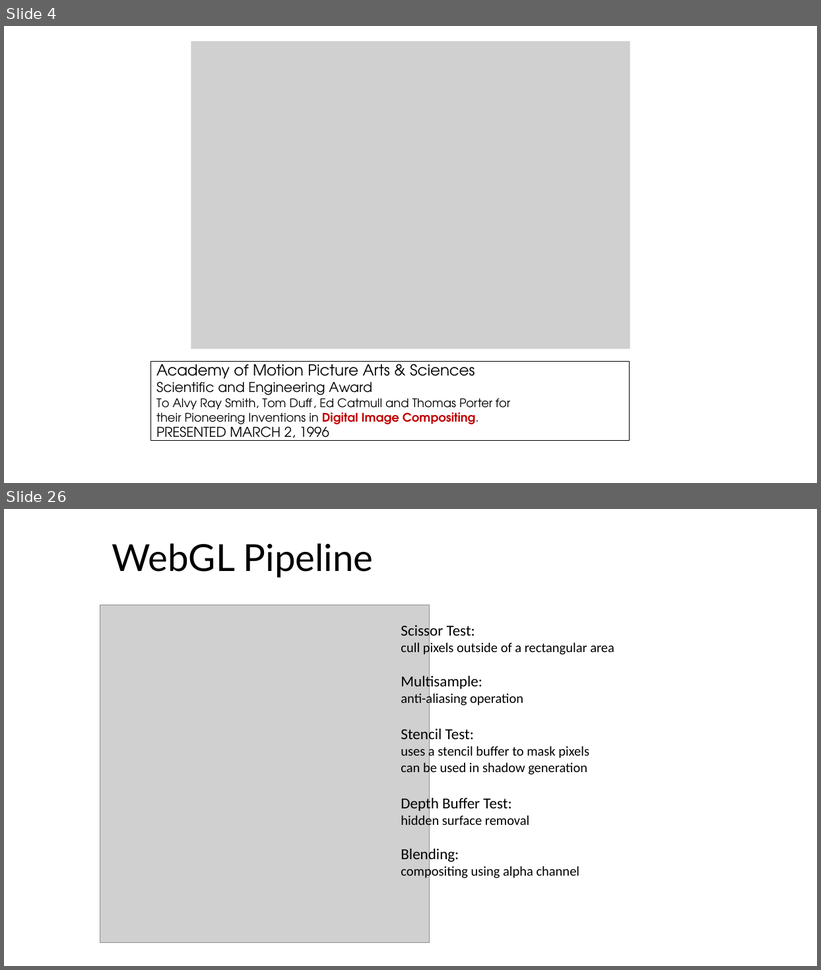
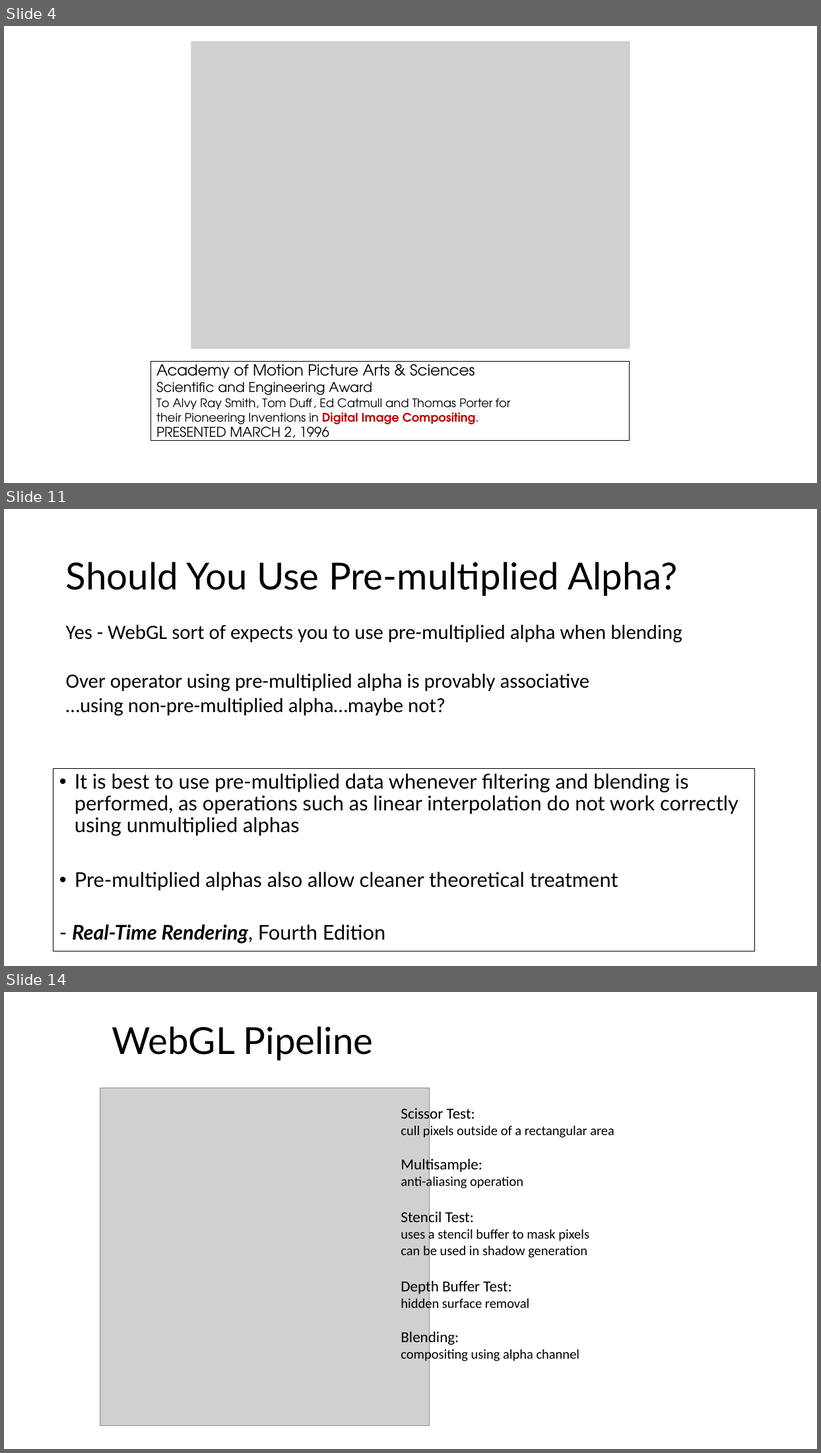
Before and after one commit to illinois-cs418/cs418CourseMaterial, a slide deck: Lectures/CS418-Lecture21-Compositing.pptx. Shown one above the other, each under a label of ours: slides 4 and 26 before the commit, slides 4, 11 and 14 after it; the slides between them are not shown. The pictures are 821x970 and 821x1453 pixels, drawn with LibreOffice and Linux fonts; fonts in the diff are those of the drawing; grey boxes stand for pictures. Boxes give left, top, right and bottom in pixels: in the first picture for what was removed or moved away, otherwise in the second. Text is boxed around its words. In the diff, an @@ line names an element or a change of style, - is before the commit and + after.

```diff
--- a/Lectures/CS418-Lecture21-Compositing.pptx
+++ b/Lectures/CS418-Lecture21-Compositing.pptx
@@ slide 11 added at (4, 509, 817, 966), background #FFFFFF @@
@@ title added at (66, 562, 678, 596), 44 pt, text #000000 @@
+Should You Use Pre-multiplied Alpha?
@@ text added at (66, 625, 682, 716), 24 pt, text #000000 @@
+Yes - WebGL sort of expects you to use pre-multiplied alpha when blending
+Over operator using pre-multiplied alpha is provably associative
+…using non-pre-multiplied alpha…maybe not?
@@ text added at (54, 768, 755, 951), outline #000000 0.75 pt, 24 pt, text #000000 @@
+• It is best to use pre-multiplied data whenever filtering and blending is performed, as operations such as linear interpolation do not work correctly using unmultiplied alphas
+• Pre-multiplied alphas also allow cleaner theoretical treatment
+- Real-Time Rendering, Fourth Edition
@@ what was slide 26 is now slide 14 @@
```
Also in this commit, not shown: 8 slides changed, 11 other slides added, 6 slides removed.
